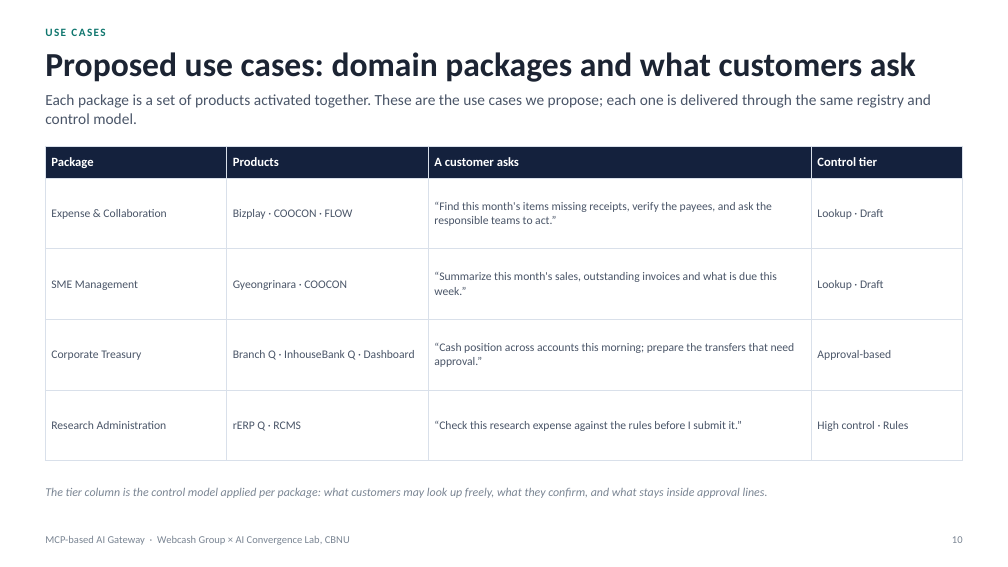
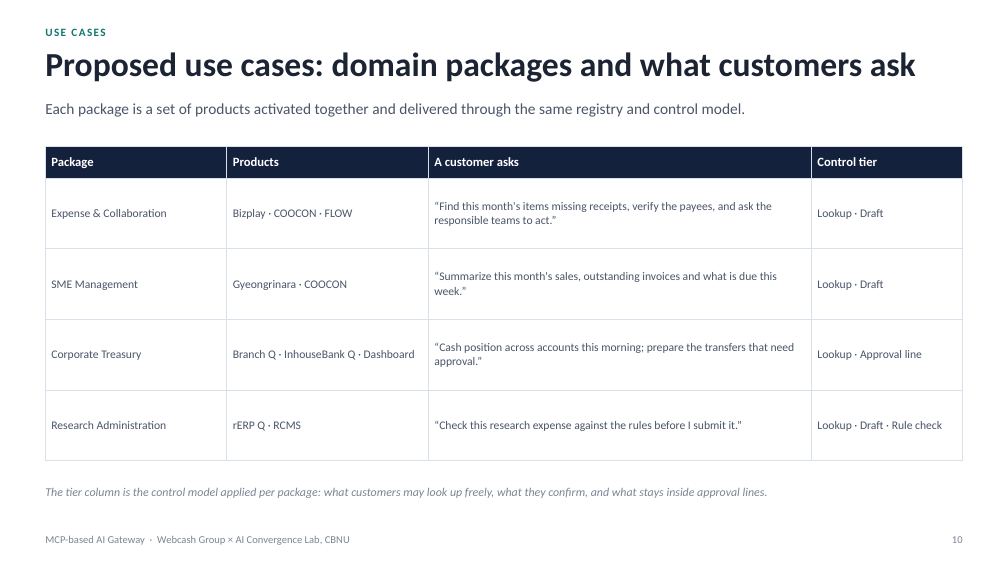
Before and after one commit to Chansokheang/MCP_Server_Portal, a slide deck: slide 10 of docs/webcash-ai-gateway-concept.pptx. Drawn at 1008x567 pixels with LibreOffice and Linux fonts; fonts in the diff are those of the drawing. Boxes give left, top, right and bottom in pixels: in the first picture for what was removed or moved away, otherwise in the second. Text is boxed around its words. In the diff, an @@ line names an element or a change of style, - is before the commit and + after.

```diff
--- a/docs/webcash-ai-gateway-concept.pptx
+++ b/docs/webcash-ai-gateway-concept.pptx
@@ text at (45, 103, 746, 117): text changed @@
-Each package is a set of products activated together. These are the use cases we propose; each one is delivered through the same registry and control model.
+Each package is a set of products activated together and delivered through the same registry and control model.
@@ table at (45, 146, 963, 435) @@
-row 4, column 4: Approval-based
+row 4, column 4: Lookup · Approval line
-row 5, column 4: High control · Rules
+row 5, column 4: Lookup · Draft · Rule check
```
Also in this commit, not shown: 8 other slides changed, 1 other file.
